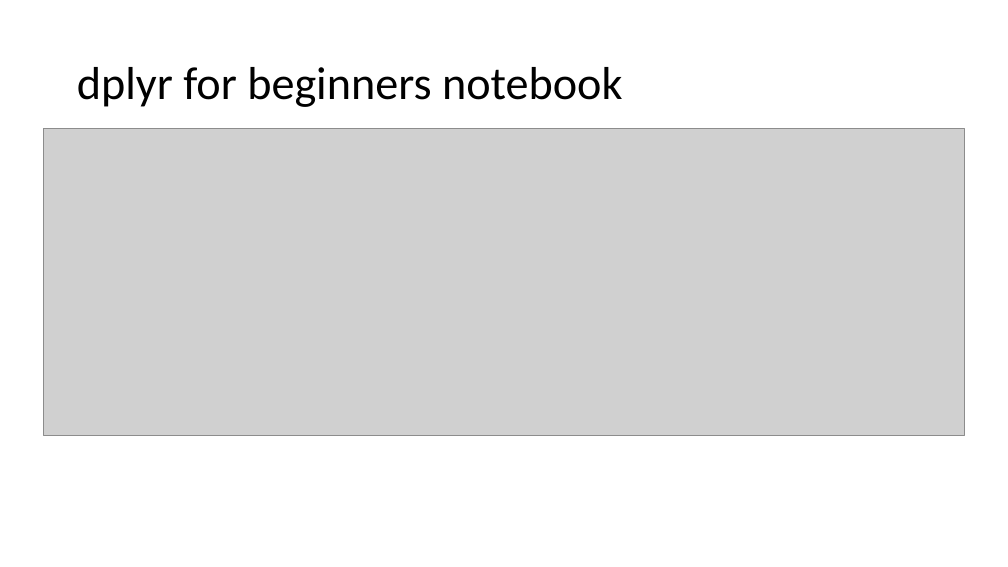
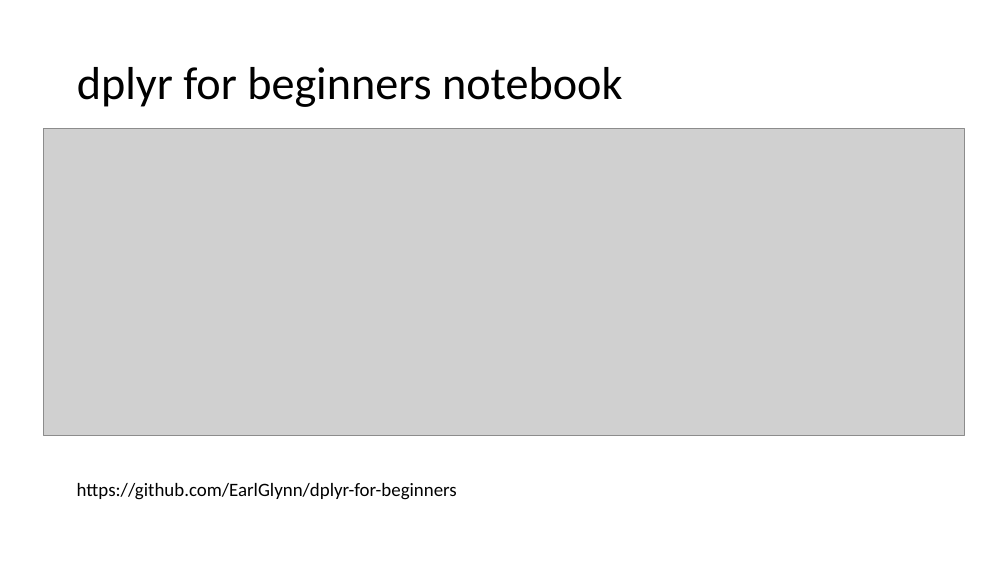
Before and after one commit to EarlGlynn/dplyr-for-beginners, a slide deck: slide 10 of 2021-02-13-dplyr-for-beginners.pptx. Drawn at 1008x567 pixels with LibreOffice and Linux fonts; fonts in the diff are those of the drawing; grey boxes stand for pictures. Boxes give left, top, right and bottom in pixels: in the first picture for what was removed or moved away, otherwise in the second. Text is boxed around its words. In the diff, an @@ line names an element or a change of style, - is before the commit and + after.

```diff
--- a/2021-02-13-dplyr-for-beginners.pptx
+++ b/2021-02-13-dplyr-for-beginners.pptx
@@ text added at (x1=77, y1=483, x2=457, y2=500), 18 pt, text #000000 @@
+https://github.com/EarlGlynn/dplyr-for-beginners
```
Also in this commit, not shown: 1 other slide changed.
